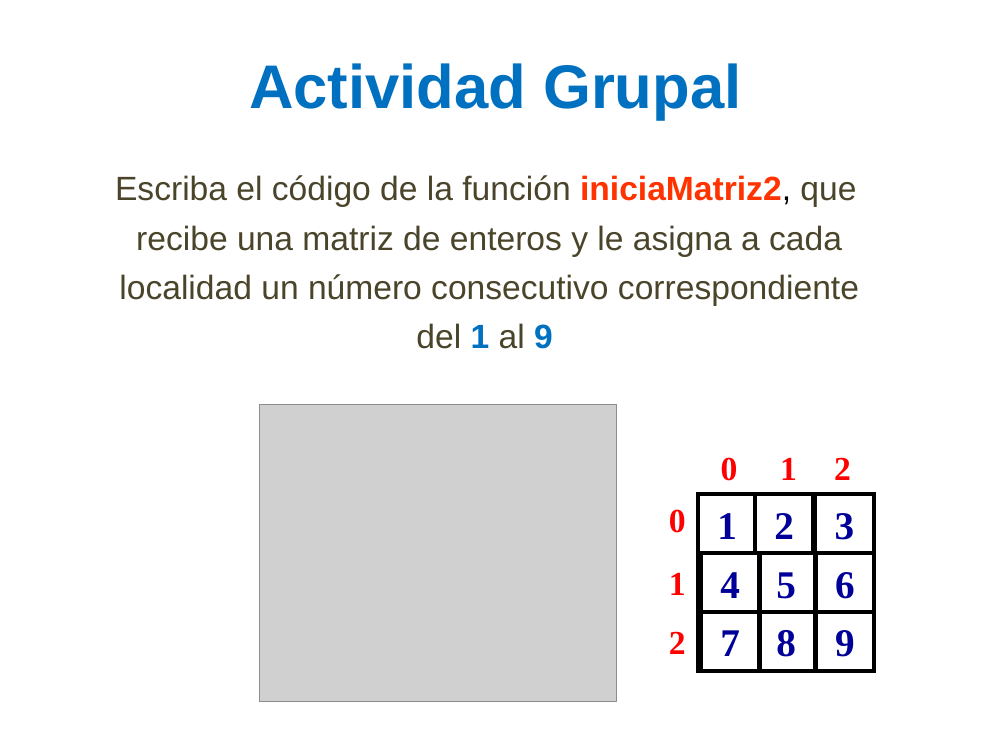
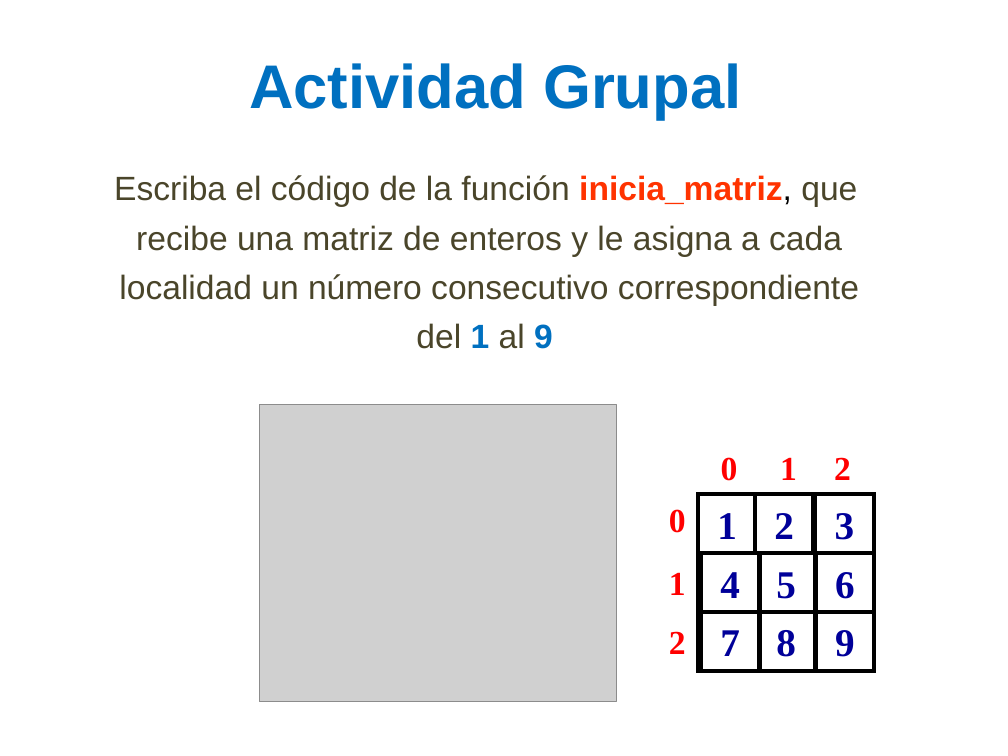
Before and after one commit to lizetheP/PensamientoC, a slide deck: slide 22 of CalendarioAgo20L/presentaciones/10_Matrices.pptx (slide 21 before the commit). Drawn at 1008x756 pixels with LibreOffice and Linux fonts; fonts in the diff are those of the drawing; grey boxes stand for pictures. Boxes give left, top, right and bottom in pixels: in the first picture for what was removed or moved away, otherwise in the second. Text is boxed around its words. In the diff, an @@ line names an element or a change of style, - is before the commit and + after.

```diff
--- a/CalendarioAgo20L/presentaciones/10_Matrices.pptx
+++ b/CalendarioAgo20L/presentaciones/10_Matrices.pptx
@@ text at (114,175,859,349): text changed @@
-Escriba el código de la función iniciaMatriz2, que recibe una matriz de enteros y le asigna a cada localidad un número consecutivo correspondiente del 1 al 9
+Escriba el código de la función inicia_matriz, que recibe una matriz de enteros y le asigna a cada localidad un número consecutivo correspondiente del 1 al 9
```
Also in this commit, not shown: 5 other slides changed, 2 slides added, 2 slides removed, 7 other files.
